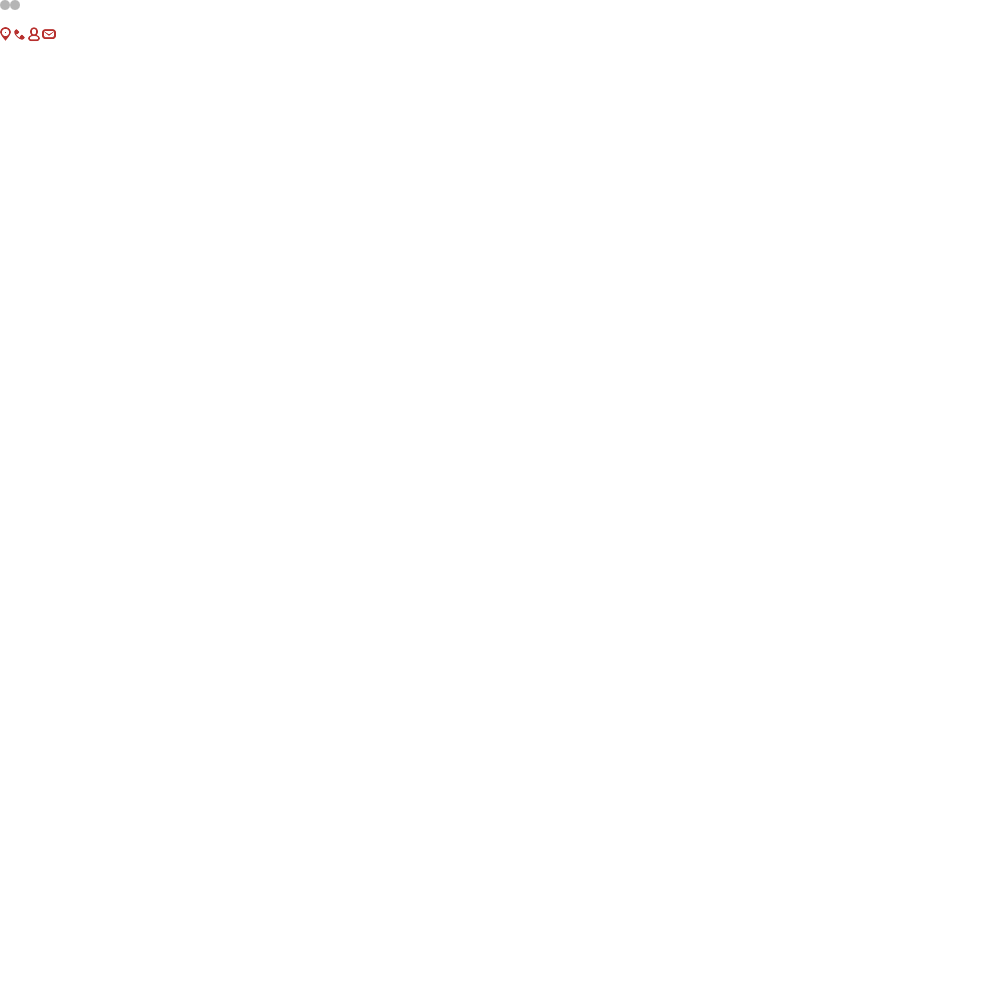
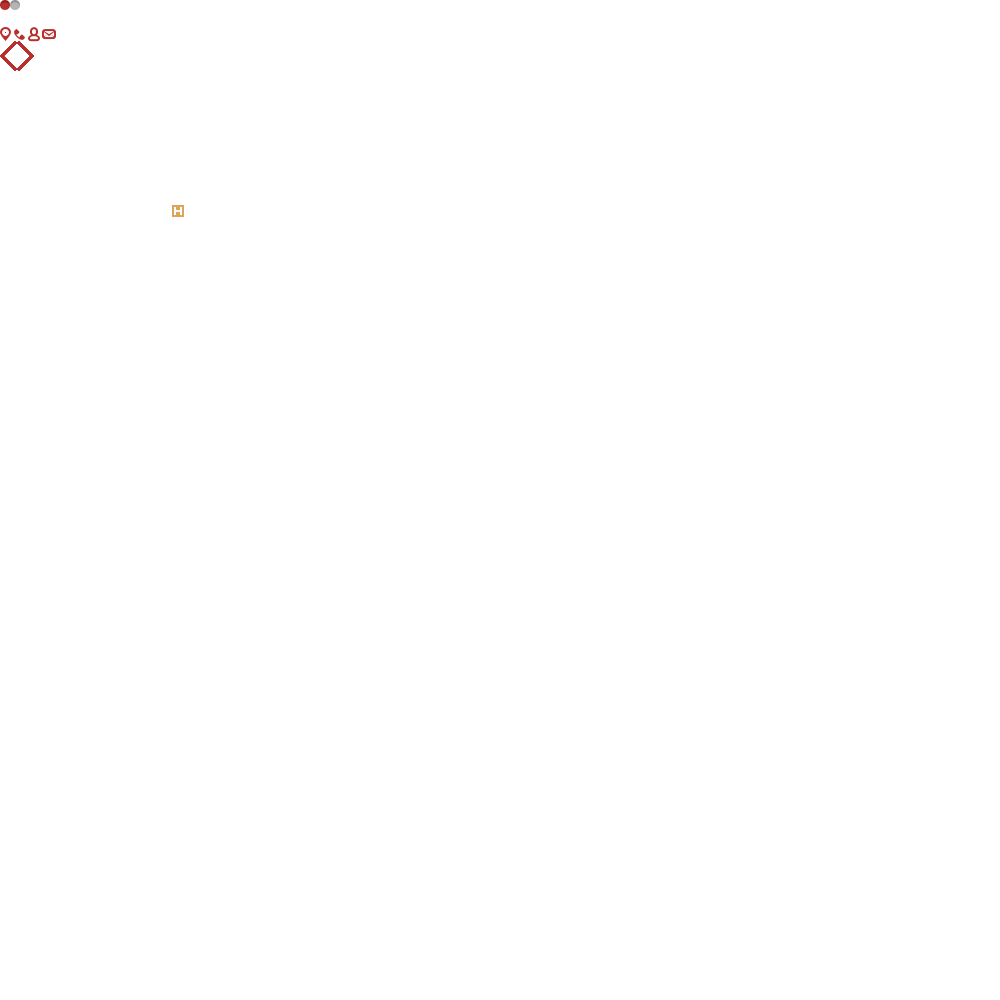
Layer changes from the first w=1000, h=1000 image to the second:
added layer "图层 4" above "图层 3" over [174, 207, 182, 215]
added layer "图层 3" above "图层 21 副本 2 拷贝 2" over [172, 205, 184, 217]
